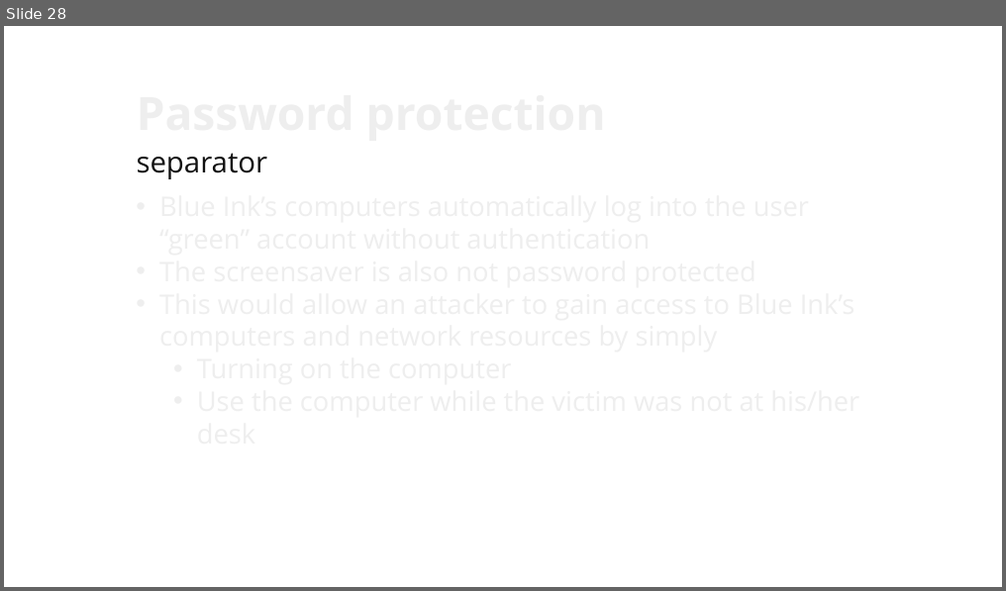
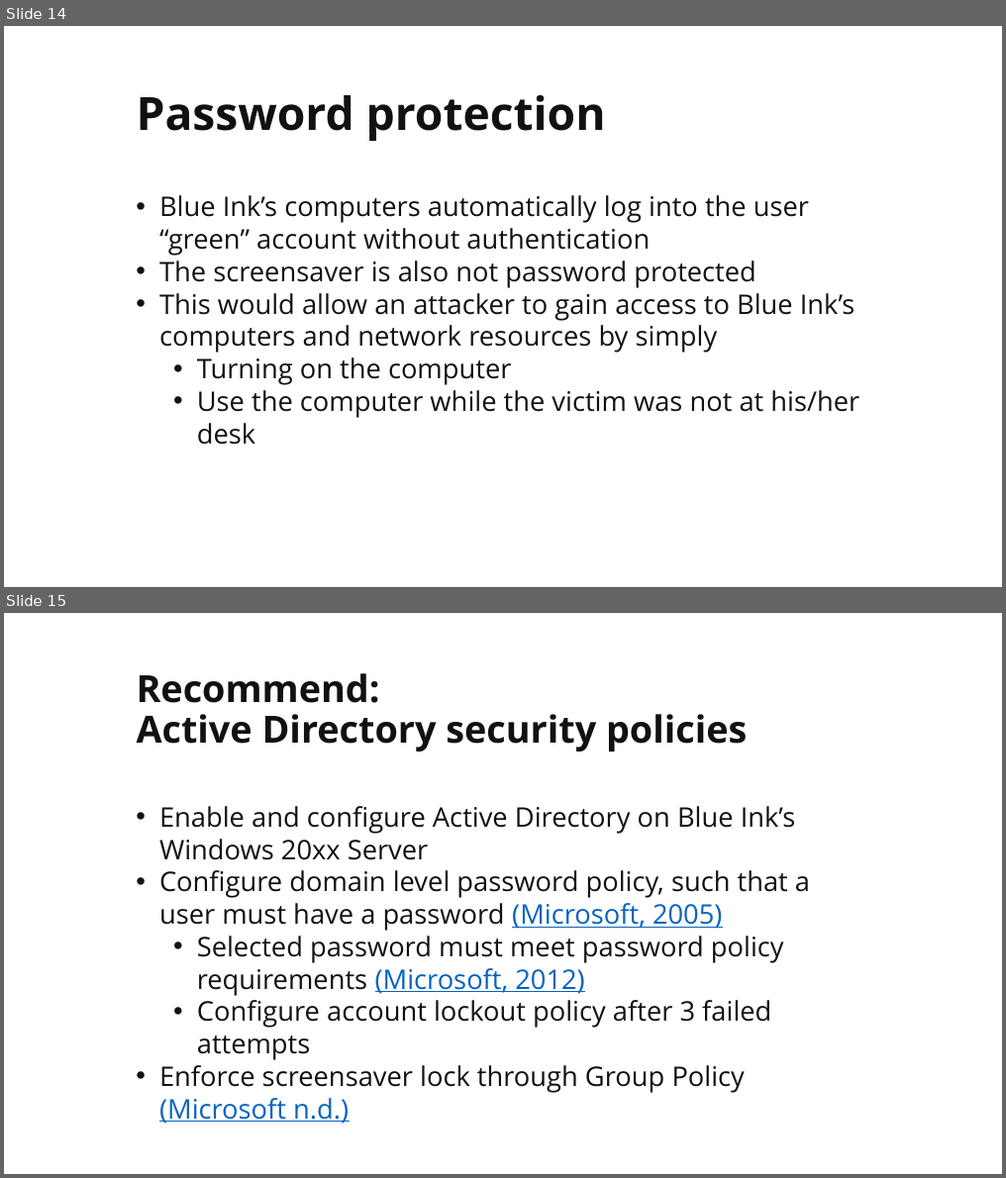
Before and after one commit to martymcflywa/ecu, a slide deck: year_1/sem_2/CSI1101_computer_security/0b_assignment_2_[22MAY15_0900]/dev/CSI1101_PONCE_A2_v02.pptx. Shown one above the other, each under a label of ours: slide 28 before the commit, slides 14 and 15 after it. The pictures are 1006x591 and 1006x1178 pixels, drawn with LibreOffice and Linux fonts; fonts in the diff are those of the drawing. Boxes give left, top, right and bottom in pixels: in the first picture for what was removed or moved away, otherwise in the second. Text is boxed around its words. In the diff, an @@ line names an element or a change of style, - is before the commit and + after.

```diff
--- a/year_1/sem_2/CSI1101_computer_security/0b_assignment_2_[22MAY15_0900]/dev/CSI1101_PONCE_A2_v02.pptx
+++ b/year_1/sem_2/CSI1101_computer_security/0b_assignment_2_[22MAY15_0900]/dev/CSI1101_PONCE_A2_v02.pptx
@@ slide 15 added at <box>4,613,1002,1174</box>, background #FFFFFF @@
@@ title added at <box>137,673,746,752</box>, 36 pt, text #111111, bold @@
+Recommend:
+Active Directory security policies
@@ text added at <box>159,806,810,1124</box>, 26 pt, text #111111 @@
+• Enable and configure Active Directory on Blue Ink’s Windows 20xx Server
+• Configure domain level password policy, such that a user must have a password (Microsoft, 2005)
+  • Selected password must meet password policy requirements (Microsoft, 2012)
+  • Configure account lockout policy after 3 failed attempts
+• Enforce screensaver lock through Group Policy (Microsoft n.d.)
@@ what was slide 28 is now slide 14 @@
@@ slide 14 changed as well @@
@@ title added at <box>137,95,606,141</box>, 44 pt, text #111111, bold @@
+Password protection
@@ text removed at <box>137,153,268,179</box> @@
-separator
@@ text added at <box>159,195,859,445</box>, 26 pt, text #111111 @@
+• Blue Ink’s computers automatically log into the user “green” account without authentication
+• The screensaver is also not password protected
+• This would allow an attacker to gain access to Blue Ink’s computers and network resources by simply
+  • Turning on the computer
+  • Use the computer while the victim was not at his/her desk
```
Also in this commit, not shown: 17 other slides changed, 18 other slides added, 47 slides removed, 1 other file.
